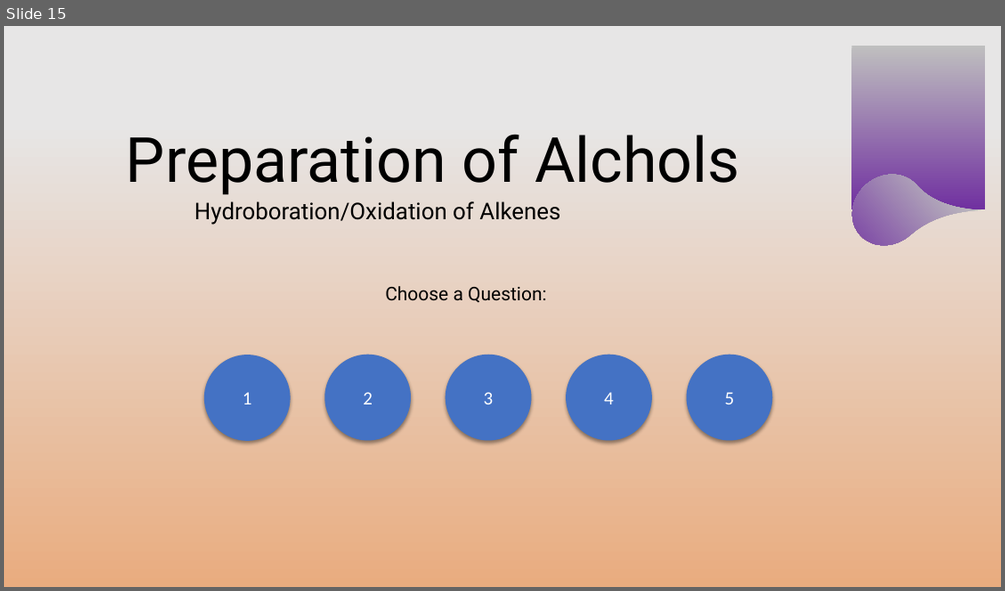
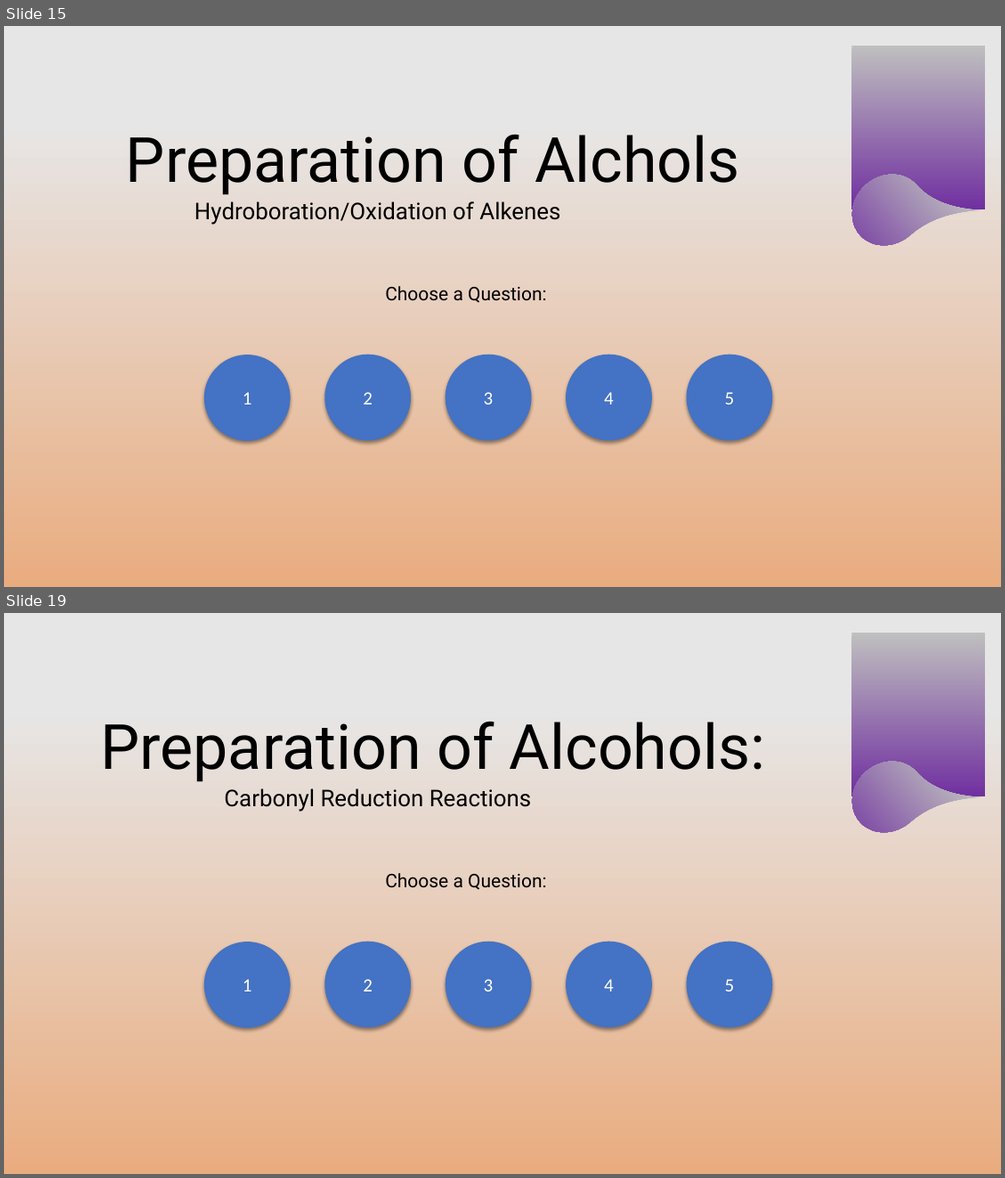
Before and after one commit to chemykill/alcoholproblems, a slide deck: alcoholquestions.pptx. Shown one above the other, each under a label of ours: slide 15 before the commit, slides 15 and 19 after it; the slides between them are not shown. The pictures are 1005x591 and 1005x1178 pixels, drawn with LibreOffice and Linux fonts; fonts in the diff are those of the drawing; background and template pictures are left out. Boxes give left, top, right and bottom in pixels: in the first picture for what was removed or moved away, otherwise in the second. Text is boxed around its words. In the diff, an @@ line names an element or a change of style, - is before the commit and + after.

```diff
--- a/alcoholquestions.pptx
+++ b/alcoholquestions.pptx
@@ slide 19 added at <box>4,613,1001,1174</box>, background gradient #E7E6E6 to #E9AC7F; not listed: 13 template elements that a slide beside it also shows @@
@@ title added at <box>100,721,766,782</box>, 60 pt, text #000000 @@
+Preparation of Alcohols:
@@ subtitle added at <box>224,788,531,811</box>, 22.2 pt, text #000000 @@
+Carbonyl Reduction Reactions
```
Also in this commit, not shown: 1 slide changed, 2 other slides added.
